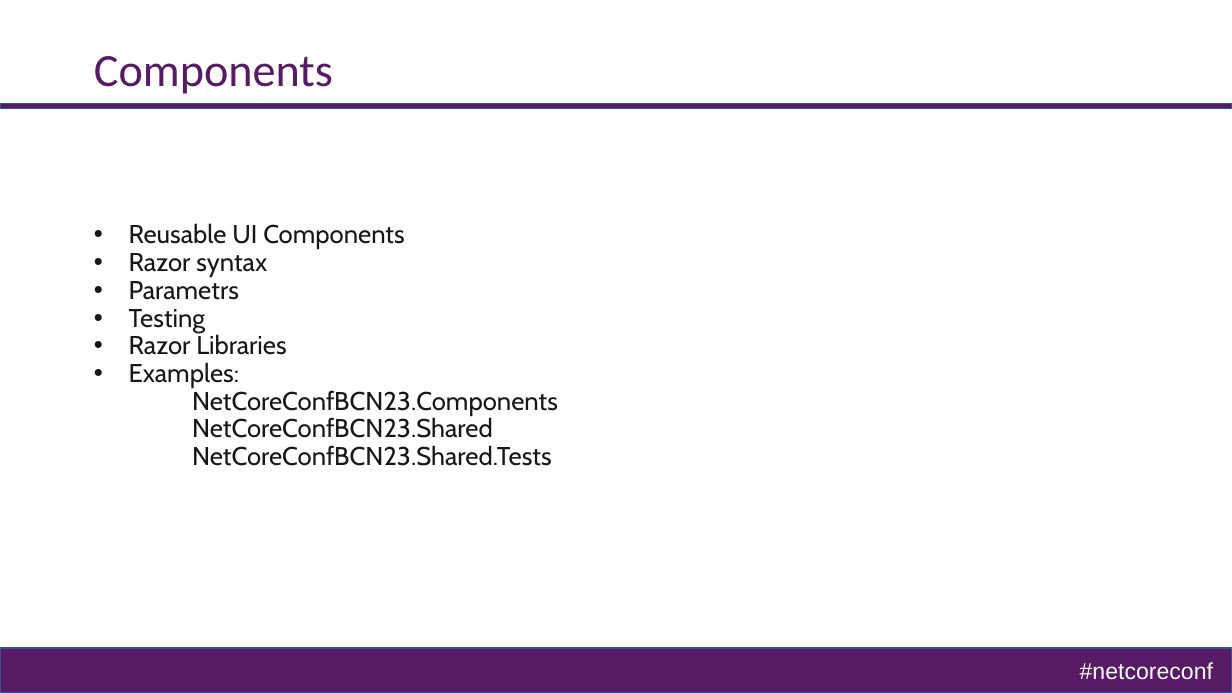
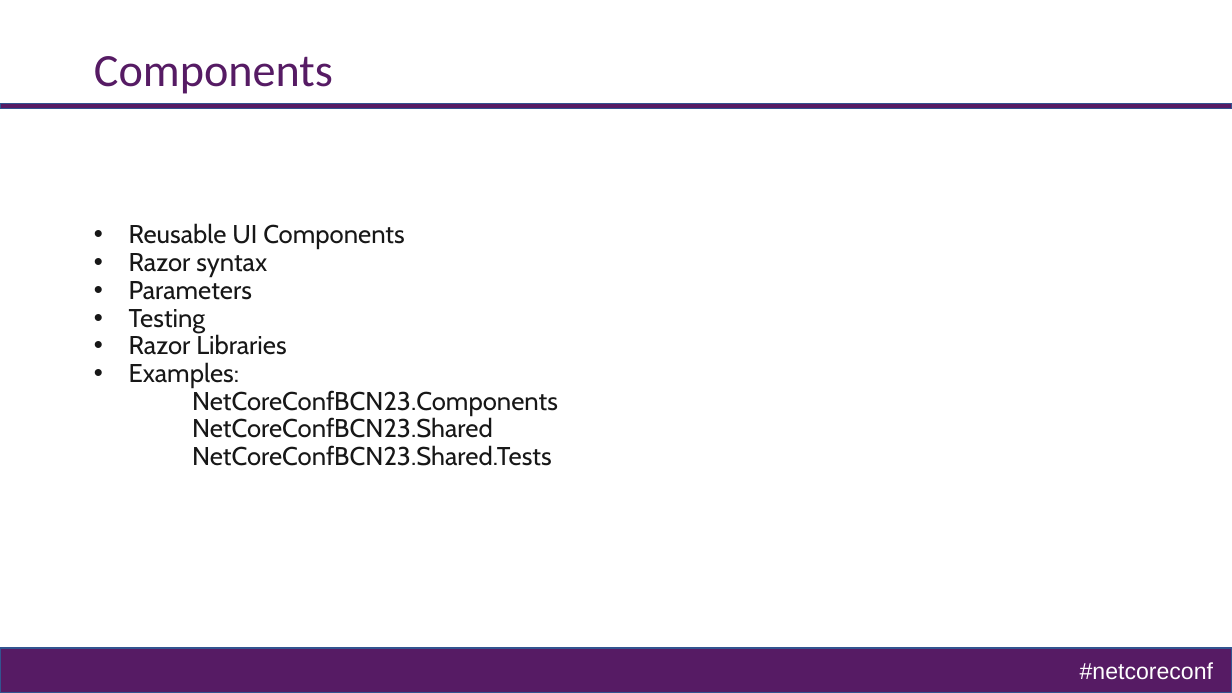
Before and after one commit to cgarrido/NetCoreConfBCN23.Blazor, a slide deck: slide 10 of netcoreconf23_BCN_BlazorNoWayHome.pptx. Drawn at 1232x693 pixels with LibreOffice and Linux fonts; fonts in the diff are those of the drawing; background and template pictures are left out. Boxes give left, top, right and bottom in pixels: in the first picture for what was removed or moved away, otherwise in the second. Text is boxed around its words. In the diff, an @@ line names an element or a change of style, - is before the commit and + after.

```diff
--- a/netcoreconf23_BCN_BlazorNoWayHome.pptx
+++ b/netcoreconf23_BCN_BlazorNoWayHome.pptx
@@ text at bbox=[129, 281, 252, 300]: text changed @@
-• Parametrs
+• Parameters
```
Also in this commit, not shown: 30 other files.
